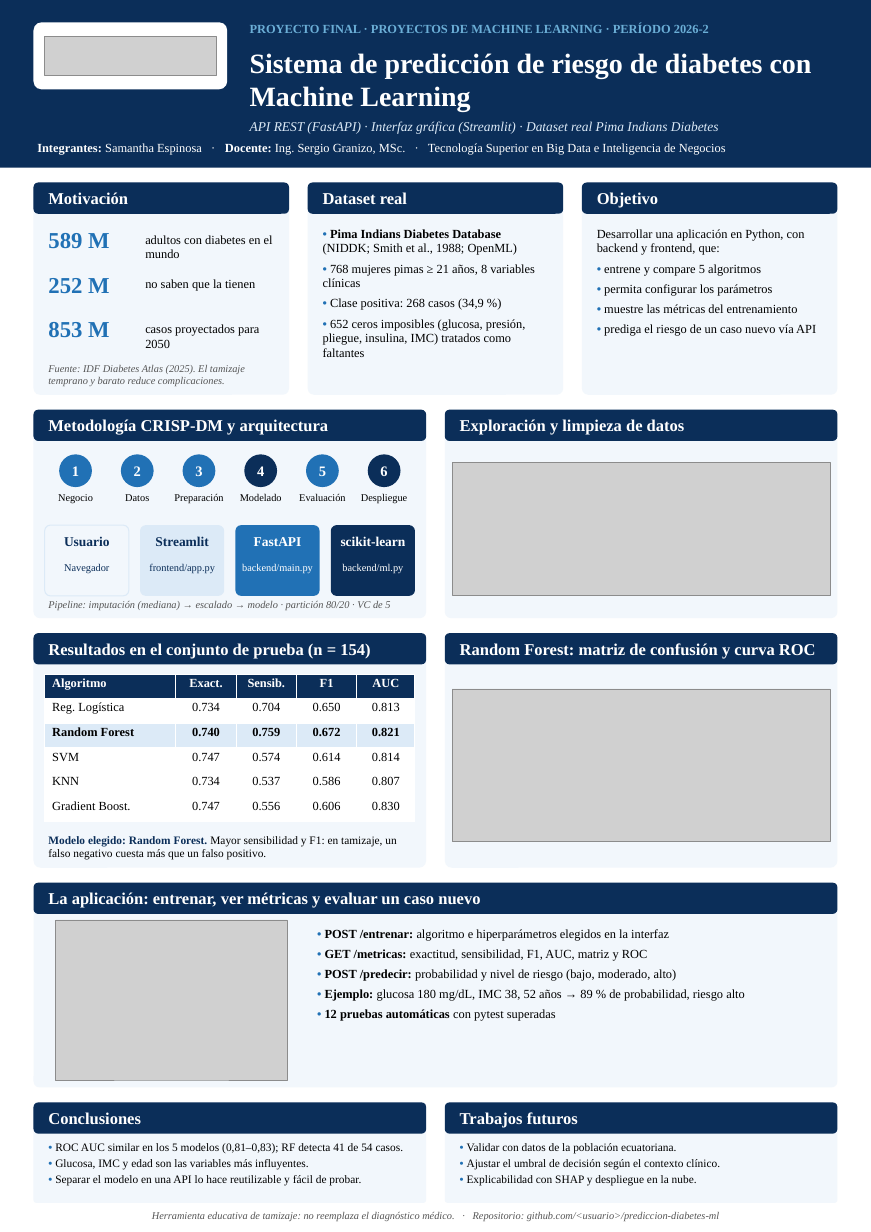
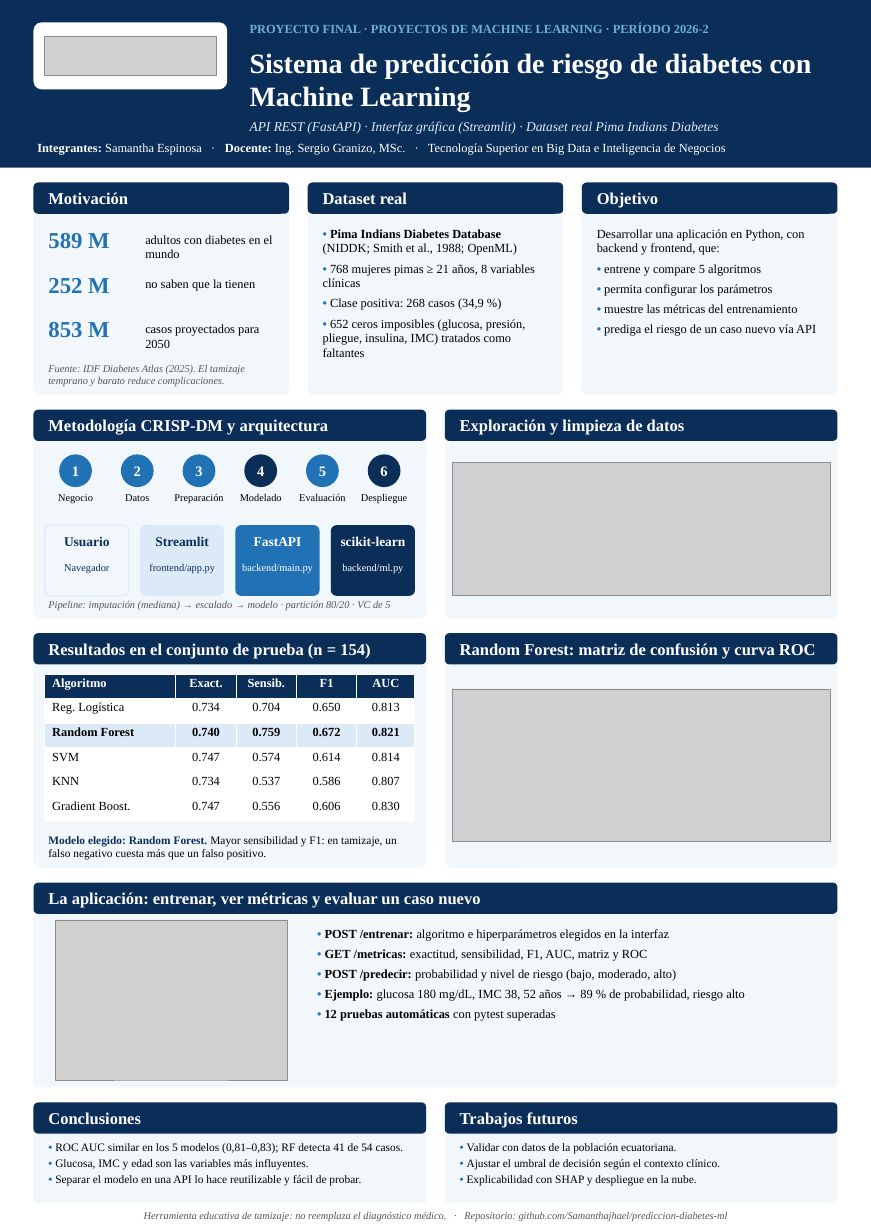
Before and after one commit to Samanthajhael/prediccion-diabetes-ml, a slide deck: slide 1 of docs/Poster_Proyecto_Final_ML.pptx. Drawn at 871x1232 pixels with LibreOffice and Linux fonts; fonts in the diff are those of the drawing; grey boxes stand for pictures. Boxes give left, top, right and bottom in pixels: in the first picture for what was removed or moved away, otherwise in the second. Text is boxed around its words. In the diff, an @@ line names an element or a change of style, - is before the commit and + after.

Commit message:
Actualizar enlace del repositorio en el informe, la presentación, el póster y el README

```diff
--- a/docs/Poster_Proyecto_Final_ML.pptx
+++ b/docs/Poster_Proyecto_Final_ML.pptx
@@ text at (144, 1212, 728, 1221): text changed @@
-Herramienta educativa de tamizaje: no reemplaza el diagnóstico médico. · Repositorio: github.com/<usuario>/prediccion-diabetes-ml
+Herramienta educativa de tamizaje: no reemplaza el diagnóstico médico. · Repositorio: github.com/Samanthajhael/prediccion-diabetes-ml
```
Also in this commit, not shown: 6 other files.
